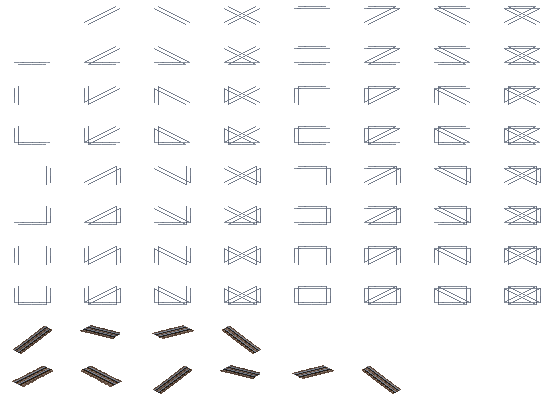
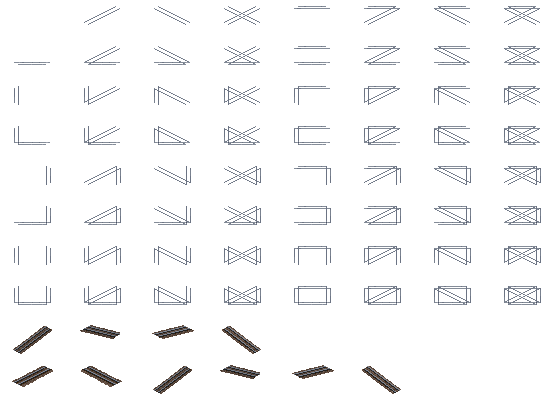
Revision of a layered (559, 400) image; what changed, layer by layer:
added layer "Layer 2" above "b_parts_1067_jp_conc_blst_2" over box(13, 326, 401, 393)
